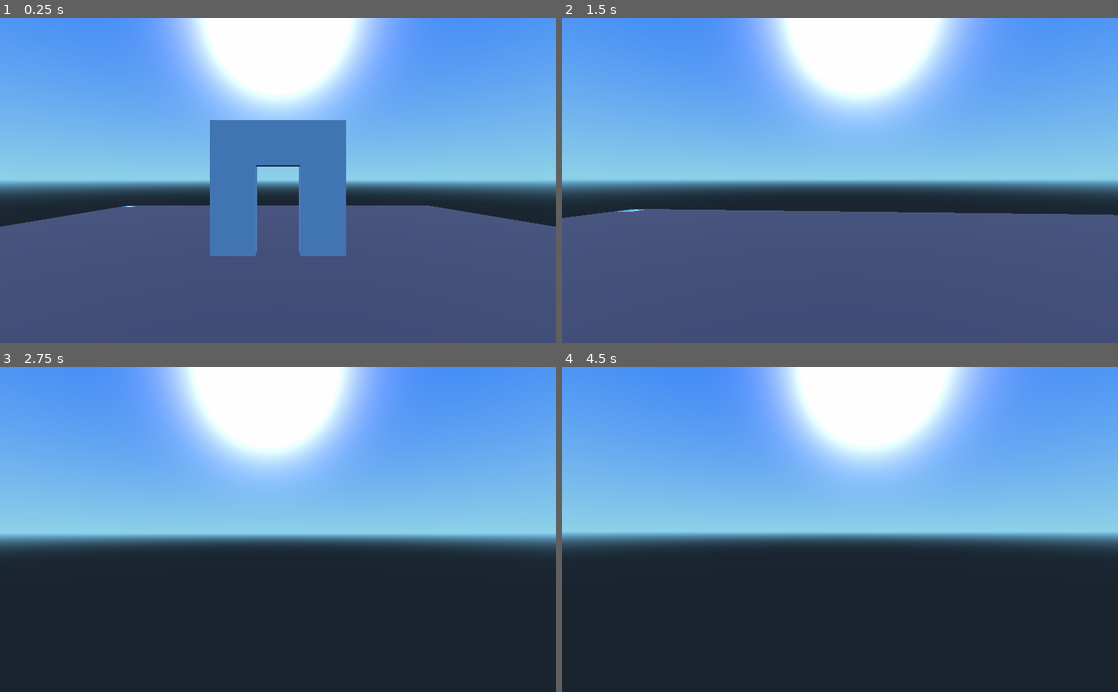
Above: before the commit, frames 1-4 (two rows, left to right).
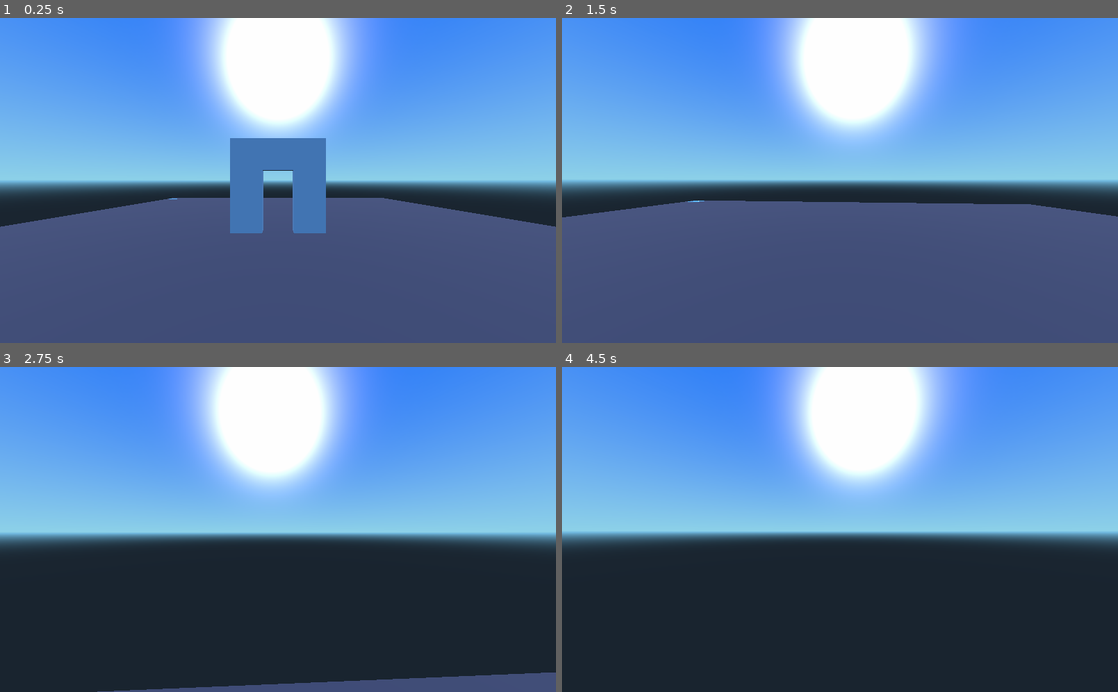
Above: after the commit, the same moments.

Repository: oskude/mcc-proto1
Game: Godot game, scene res://Main.tscn
Same seed, same stepped clock (60 frames per second), same inputs: the game is played once before the commit and once after it. The engine's default icon, where the game draws it, is replaced by a stand-in: a white triangle on a blue panel in a dark square.
Inputs (mouse positions are in pixels of both pictures, inside the frame that each line leads up to):
- Up to frame 1 (0.25 s): no input
- Up to frame 2 (1.5 s): move the mouse to (867, 180) at 0.52 s; hold W (player_move_forward) from 0.53 s (still down); move the mouse to (812, 180) at 1.27 s
- Up to frame 3 (2.75 s): keep holding W (player_move_forward); move the mouse to (289, 523) at 2.02 s
- Up to frame 4 (4.5 s): keep holding W (player_move_forward); move the mouse to (834, 536) at 2.77 s; tap Enter at 3.5 s; move the mouse to (878, 532) at 3.52 s; tap Space at 4.25 s; move the mouse to (795, 526) at 4.27 s

The runs differ from the first frame. In frame 1, 13% of the frame differs, in the area x 22-77%, y 0-74%; in frame 2, 9.7%; in frame 3, 14%, in the area x 0-100%, y 0-100%; in frame 4, 9.8%.

Commit message:
minimum fov

Diff:
--- a/Player.tscn
+++ b/Player.tscn
@@ -37,7 +37,7 @@
 doppler_tracking = 0
 projection = 0
 current = false
-fov = 70.0
+fov = 90.0
 size = 1.0
 near = 0.05
 far = 100.0
